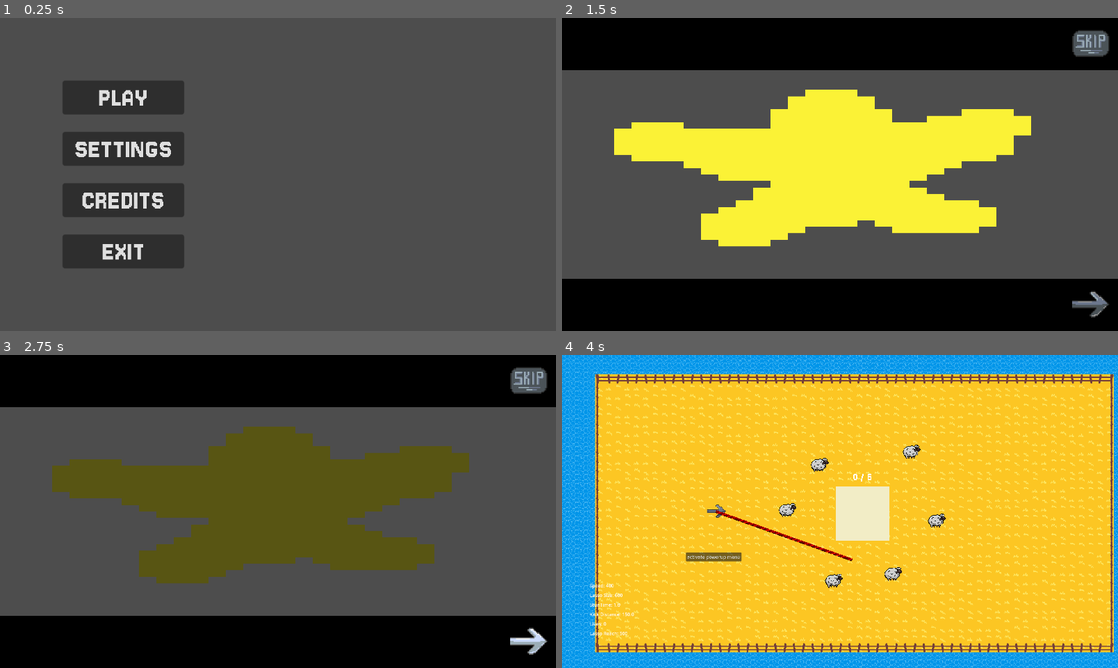
Above: before the commit, frames 1-4 (two rows, left to right).
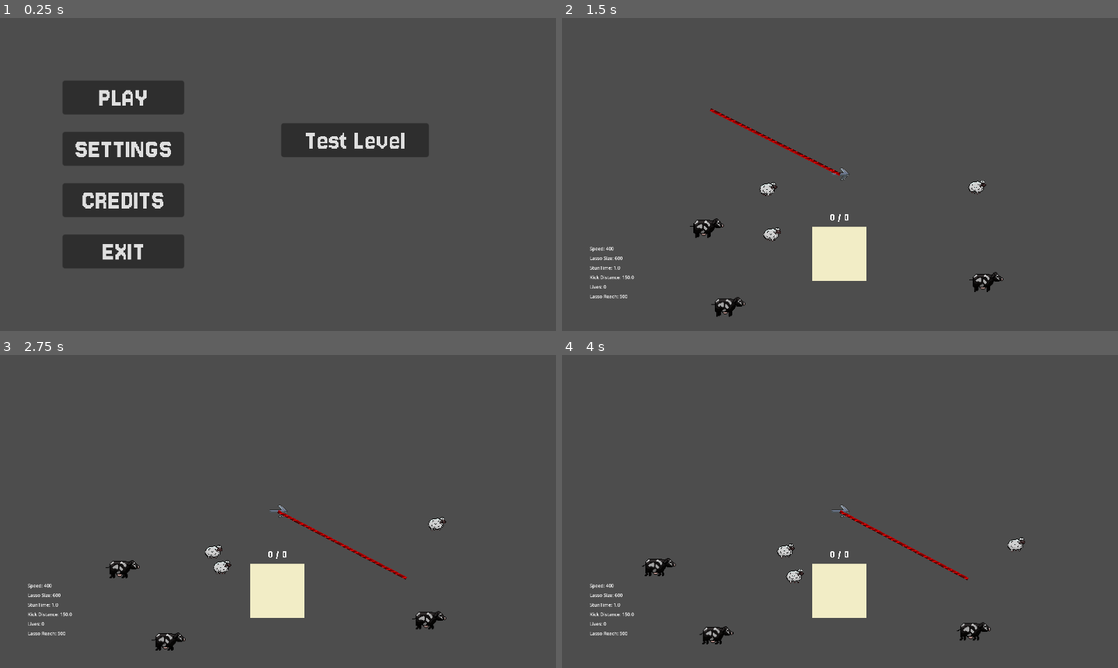
Above: after the commit, the same moments.

Repository: kinghos/GMTK-Game-Jam-2025
Game: Godot game, scene res://scenes/ui/title_screen.tscn
The game is run twice, just before and just after one commit, with the same random seed, the same clock (stepped at 60 frames per second) and the same inputs.
Inputs (mouse positions are in pixels of both pictures, inside the frame that each line leads up to):
- Up to frame 1 (0.25 s): no input
- Up to frame 2 (1.5 s): click (917, 140) at 0.5 s, where only the run after the commit has a clickable "Test Level"; click (684, 96) at 1.25 s, where only the run before the commit has a clickable "PLAY"
- Up to frame 3 (2.75 s): click (528, 642) at 2.02 s
- Up to frame 4 (4 s): click (1090, 642) at 2.77 s; click (1095, 646) at 3.52 s

The runs differ from the first frame. In frame 1, 2.8% of the frame differs, in the area x 50-78%, y 33-45%; in frame 2, 56%; in frame 3, 56%; in frame 4, 100%, in the area x 0-100%, y 0-100%.

Commit message:
test level button

Diff:
--- a/scenes/ui/title_screen.gd
+++ b/scenes/ui/title_screen.gd
@@ -16,3 +16,6 @@
 
 func _on_exit_button_pressed() -> void:
 	get_tree().quit()
+
+func _on_test_button_pressed() -> void:
+	get_tree().change_scene_to_file("res://scenes/levels/test_level.tscn")
--- a/scenes/ui/title_screen.tscn
+++ b/scenes/ui/title_screen.tscn
@@ -58,7 +58,17 @@
 size_flags_vertical = 3
 text = "EXIT"
 
+[node name="TestButton" type="Button" parent="."]
+offset_left = 971.0
+offset_top = 363.0
+offset_right = 1141.0
+offset_bottom = 402.0
+scale = Vector2(3, 3)
+size_flags_vertical = 3
+text = "Test Level"
+
 [connection signal="pressed" from="VBoxContainer/PlayButton" to="." method="_on_play_button_pressed"]
 [connection signal="pressed" from="VBoxContainer/SettingsButton" to="." method="_on_settings_button_pressed"]
 [connection signal="pressed" from="VBoxContainer/CreditsButton" to="." method="_on_credits_button_pressed"]
 [connection signal="pressed" from="VBoxContainer/ExitButton" to="." method="_on_exit_button_pressed"]
+[connection signal="pressed" from="TestButton" to="." method="_on_test_button_pressed"]
